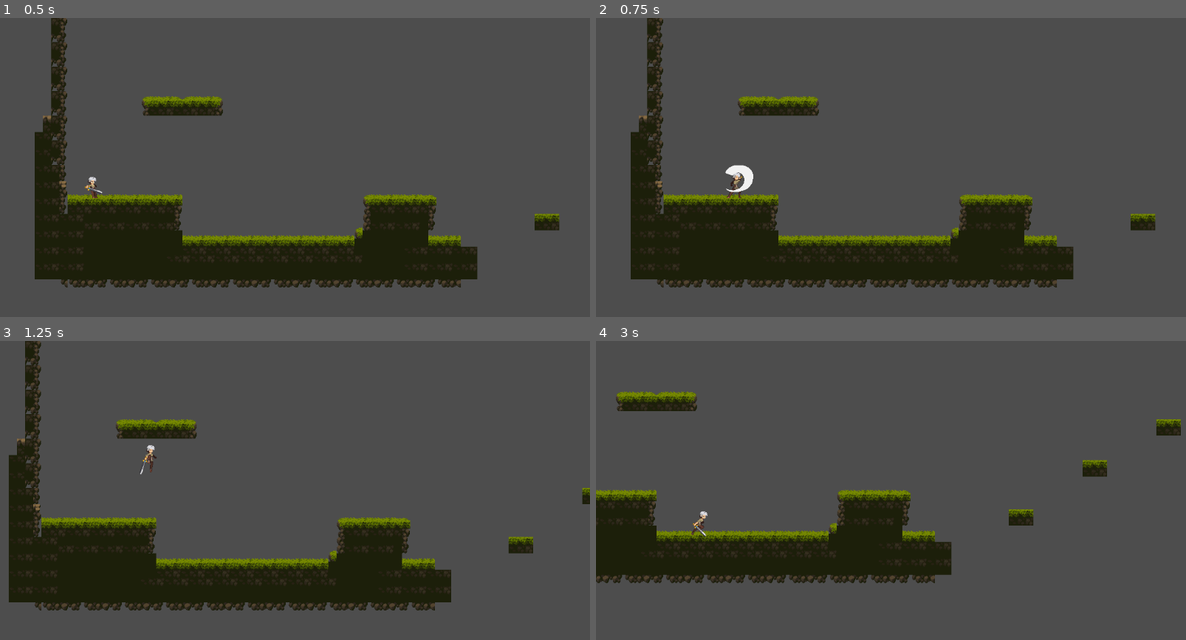
Above: before the commit, frames 1-4 (two rows, left to right).
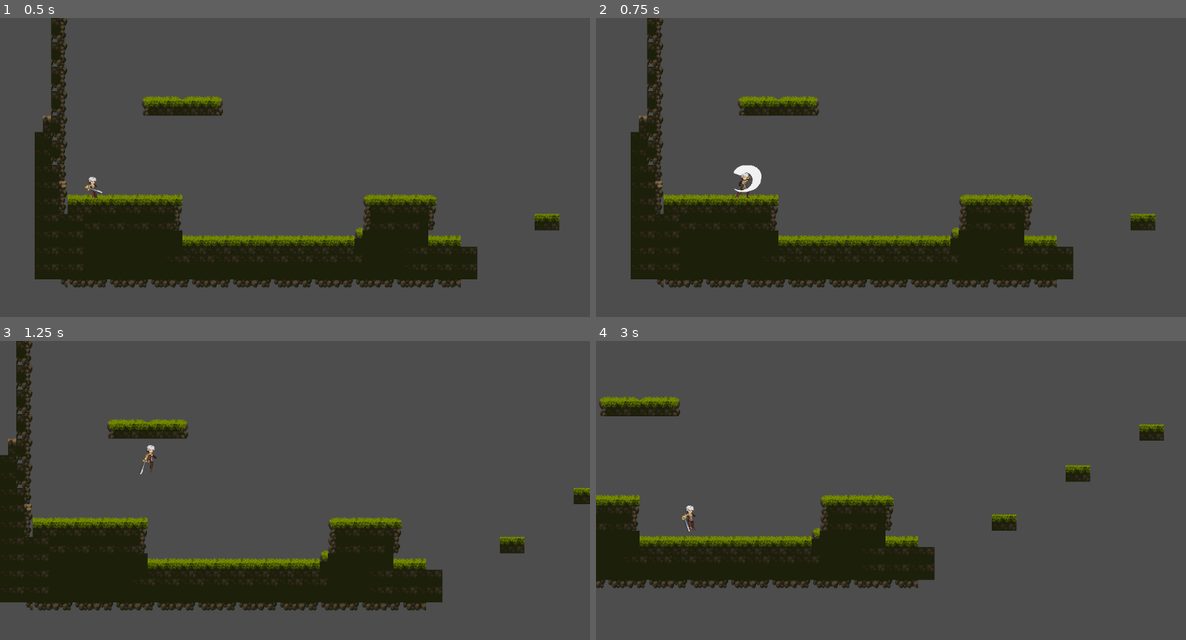
Above: after the commit, the same moments.

Repository: JoshuaNgerng/Game_Jam_42KL
Game: Godot game, scene res://test_level.tscn
Two runs of this game, one before a commit and one after it. Both use one fixed random seed, a clock stepped at 60 frames per second and the inputs below. The project has no main scene, so this scene is started directly.
Inputs:
- Up to frame 1 (0.5 s): no input
- Up to frame 2 (0.75 s): hold D (move_right) from 0.53 s (still down); tap P (dash) at 0.6 s
- Up to frame 3 (1.25 s): keep holding D (move_right); tap Space (jump) at 0.77 s
- Up to frame 4 (3 s): tap P (dash) at 1.35, 2.1, 2.85 s; tap Space (jump) at 1.52 s; release D (move_right) at 2.03 s; hold A (move_left) 2.03-2.78 s; hold D (move_right) from 2.78 s (still down)

Frame 1 is identical in both runs. In frame 2, 0.4% of the frame differs, in the area x 21-29%, y 49-61%; in frame 3, 5.6%; in frame 4, 7.7%, in the area x 0-100%, y 16-83%.

Commit message:
make basic dash

Diff:
--- a/2D_prototype/player.gd
+++ b/2D_prototype/player.gd
@@ -3,8 +3,8 @@
 @export var speed : float = 200.0
 @export var jump_velocity : float = -300.0
 @export var jump_double_v : float = -250.0
-@export var dash_v : float = 600.0
-@export var dash_timer_max : float = 4
+@export var dash_v : float = 1500.0
+@export var dash_timer_max : float = 2
 @export var dash_cooldown : float = 5
 @onready var animated_sprite : AnimatedSprite2D = $AnimatedSprite2D
 
@@ -50,7 +50,8 @@
 		move_player()
 	else:
 		do_dash()
-
+	if next_dash > 0:
+		next_dash -= 1
 
 	move_and_slide()
 	update_animation()
@@ -112,8 +113,6 @@
 	else:
 		dash_vector = Vector2(-1, 0)
 	velocity.x = dash_vector.normalized().x * dash_v
-	if next_dash > 0:
-		next_dash -= 1
 	if dash_timer > 0:
 		dash_timer -= 1
 	if dash_timer == 0:
